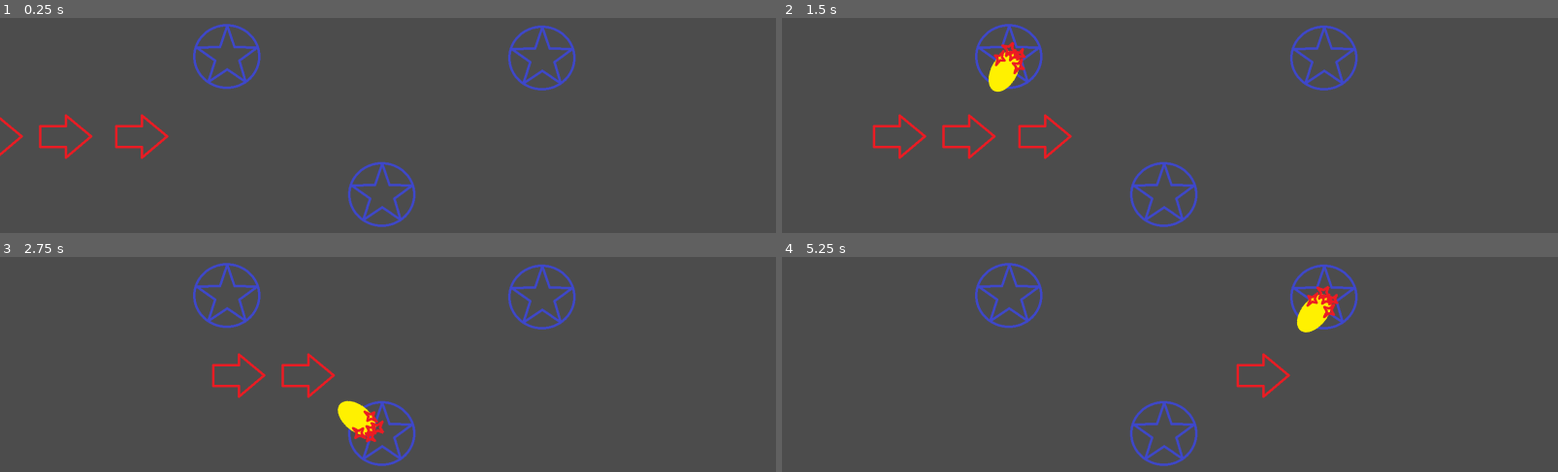
Above: before the commit, frames 1-4 (two rows, left to right).
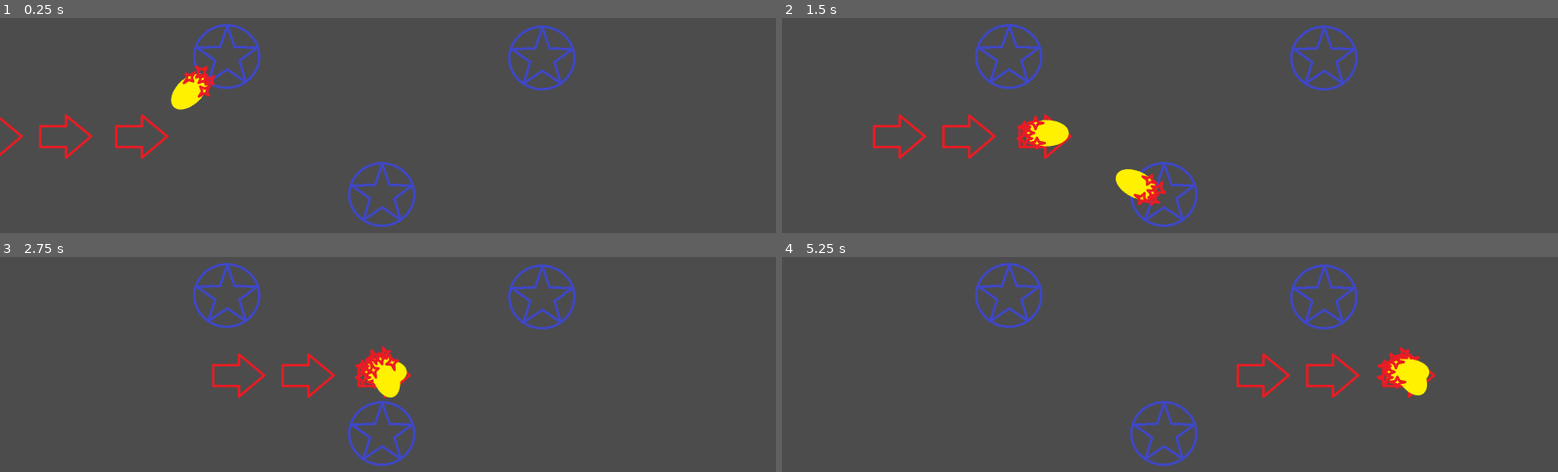
Above: after the commit, the same moments.

Repository: Bronsky91/WS2-Godot
Game: Godot game, scene res://scenes/Game.tscn
Two runs of this game, one before a commit and one after it. Both use one fixed random seed, a clock stepped at 60 frames per second and the inputs below.
Inputs:
- Up to frame 1 (0.25 s): no input
- Up to frame 2 (1.5 s): no input
- Up to frame 3 (2.75 s): no input
- Up to frame 4 (5.25 s): no input

The runs differ from the first frame. In frame 1, 0.7% of the frame differs, in the area x 22-28%, y 22-43%; in frame 2, 2.1%, in the area x 26-50%, y 10-88%; in frame 3, 1.7%; in frame 4, 2.0%.
Error after the commit: Invalid call. Nonexistent function 'get_global_position' in base 'WeakRef'. (res://scripts/Rune.gd:38)

Commit message:
Auto stash before merge of "master" and "origin/master"

Diff:
--- a/scenes/Game.tscn
+++ b/scenes/Game.tscn
@@ -7,7 +7,6 @@
 [node name="Game" type="Node"]
 
 script = ExtResource( 1 )
-_sections_unfolded = [ "Pause" ]
 
 [node name="Enemy" parent="." index="0" instance=ExtResource( 2 )]
 
--- a/scenes/Rune.tscn
+++ b/scenes/Rune.tscn
@@ -9,7 +9,7 @@
 custom_solver_bias = 0.0
 radius = 170.698
 
-[node name="Rune" type="Area2D"]
+[node name="Rune" type="Area2D" index="0"]
 
 position = Vector2( 501.939, 253.74 )
 input_pickable = true
--- a/scripts/Fireball.gd
+++ b/scripts/Fireball.gd
@@ -20,11 +20,13 @@
 		var rad_angle = atan2(-direction.x, direction.y)
 		set_rotation(rad_angle)
 		set_position(pos + (direction * speed * delta))
+	else:
+		# TODO: special animation or behavior for fireball whose target dies before reaching it?
+		queue_free()
 
 func _on_area_entered(collidee):
 	print('colliding with ' + collidee.name)
 	if collidee.is_in_group('enemy'):
 		rune.get_ref().rearm()
-		#rune.firing = false
 		collidee.take_damage(damage)
 		queue_free()
--- a/scripts/Rune.gd
+++ b/scripts/Rune.gd
@@ -1,8 +1,8 @@
 extends Area2D
 
 export(PackedScene) var fireball
-var target = null
 var firing = false
+var attack_range = 300
 var time = 0.0
 var fire_delta = 1.0/3.0
 var fire_next = 0.0
@@ -13,27 +13,43 @@
 
 func _process(delta):
 	time += delta #
-	if target and target.get_ref() and !firing:
-		_shoot()
+	var target = choose_target()
+	if target != null and !firing:
+		_shoot(target)
 
 func _on_area_entered(collidee):
-	if collidee.is_in_group('enemy'):
-		target = weakref(collidee)
+	if collidee.name == "Enemy":
+		print('penatrated')
 
 func _on_area_exited(collidee):
-	if collidee.is_in_group('enemy'):
-		target = null
+	#if collidee.name == "Enemy":
+	#	for i in range(targets.size() -1, 0, -1):
+	#		if targets[i] and targets[i].get_ref() and collidee.get_id() == targets[i].get_ref().get_id():
+	#			targets.remove(i)
+	pass
+
+func choose_target():
+	var target = null
+	var pos = get_global_position()
+	for enemy in get_tree().get_nodes_in_group("enemies"):
+		print("distance: " + str(pos.distance_to(enemy.get_global_position())))
+		if pos.distance_to(enemy.get_global_position()) <= attack_range:
+			print('in attack range!')
+			if target == null or pos.distance_to(enemy.get_global_position()) > get_global_position().distance_to(target.get_global_position()):
+				target = weakref(enemy)
+	return target
+
+	if time > fire_next:
+		fire_next = time + fire_delta
+func _shoot(target):
+	print('FIREBALL')
+	firing = true
+	var new_fireball = fireball.instance()
+	new_fireball.target = target
+	new_fireball.rune = weakref(self)
+	new_fireball.position = global_position
+	get_tree().get_root().add_child(new_fireball)
 
 func rearm():
+	print("RUNE FIRING = FALSE")
 	firing = false
-
-func _shoot():
-	if time > fire_next:
-		print('FIREBALL')
-		firing = true
-		var new_fireball = fireball.instance()
-		new_fireball.target = target
-		new_fireball.rune = weakref(self)
-		new_fireball.position = global_position
-		fire_next = time + fire_delta
-		get_tree().get_root().add_child(new_fireball)
--- a/scripts/enemy.gd
+++ b/scripts/enemy.gd
@@ -4,7 +4,7 @@
 export var health = 125
 
 func _ready():
-	add_to_group("enemy")
+	add_to_group("enemies")
 
 func _process(delta):
 	position.x += SPEED * delta
